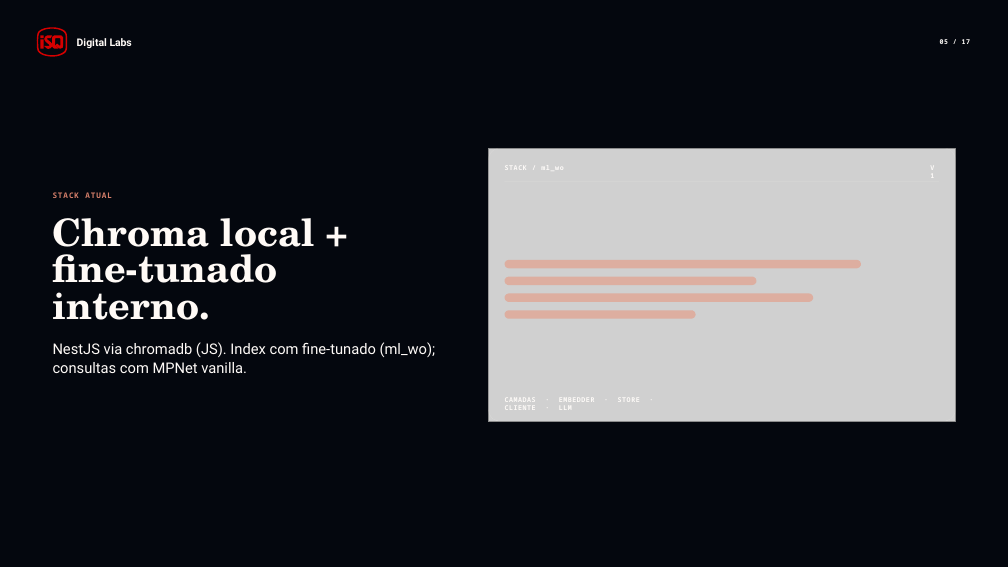
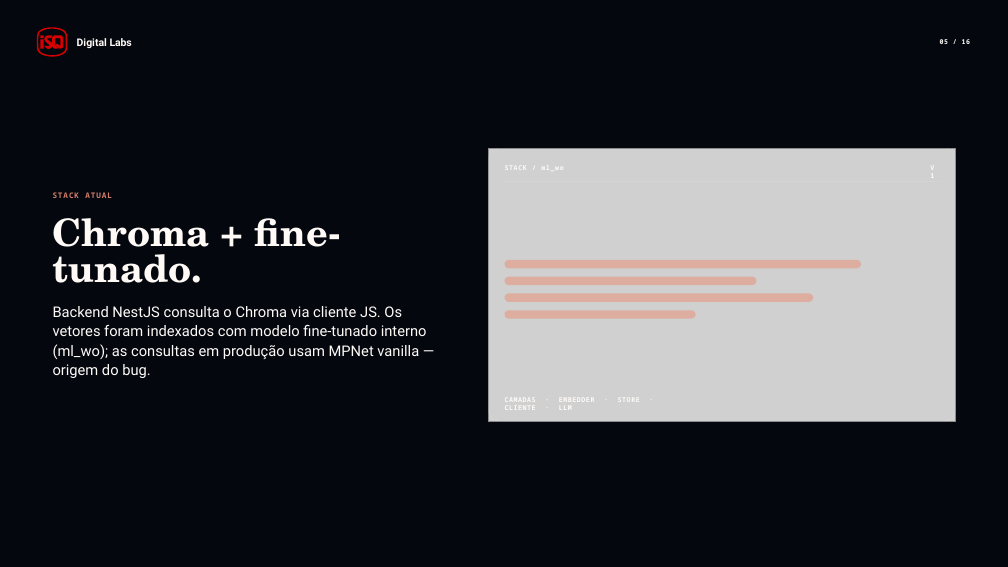
Before and after one commit to dropeko/rag-personal, a slide deck: slide 5 of references/Apresentacao_RAG_2026-06-01.pptx. Drawn at 1008x567 pixels with LibreOffice and Linux fonts; fonts in the diff are those of the drawing; grey boxes stand for pictures. Boxes give left, top, right and bottom in pixels: in the first picture for what was removed or moved away, otherwise in the second. Text is boxed around its words. In the diff, an @@ line names an element or a change of style, - is before the commit and + after.

```diff
--- a/references/Apresentacao_RAG_2026-06-01.pptx
+++ b/references/Apresentacao_RAG_2026-06-01.pptx
@@ text at box(53, 218, 427, 378): text changed @@
-Chroma local + fine-tunado interno.
-NestJS via chromadb (JS). Index com fine-tunado (ml_wo); consultas com MPNet vanilla.
+Chroma + fine-tunado.
+Backend NestJS consulta o Chroma via cliente JS. Os vetores foram indexados com modelo fine-tunado interno (ml_wo); as consultas em produção usam MPNet vanilla — origem do bug.
```
Also in this commit, not shown: 15 other slides changed, 1 slide removed, 1 other file.
